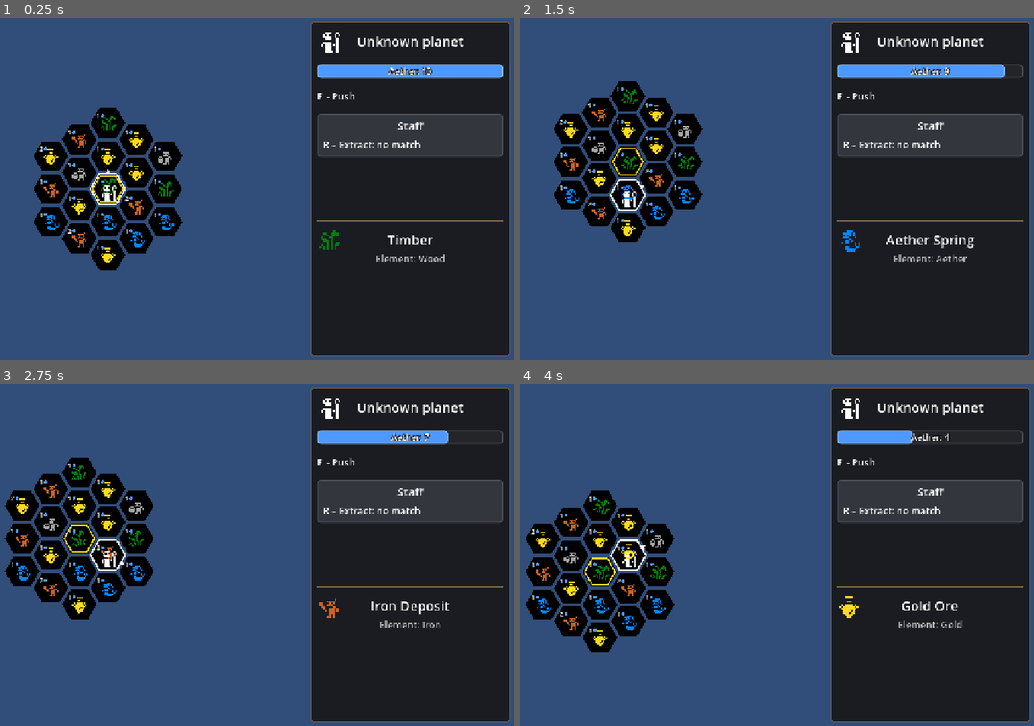
Above: before the commit, frames 1-4 (two rows, left to right).
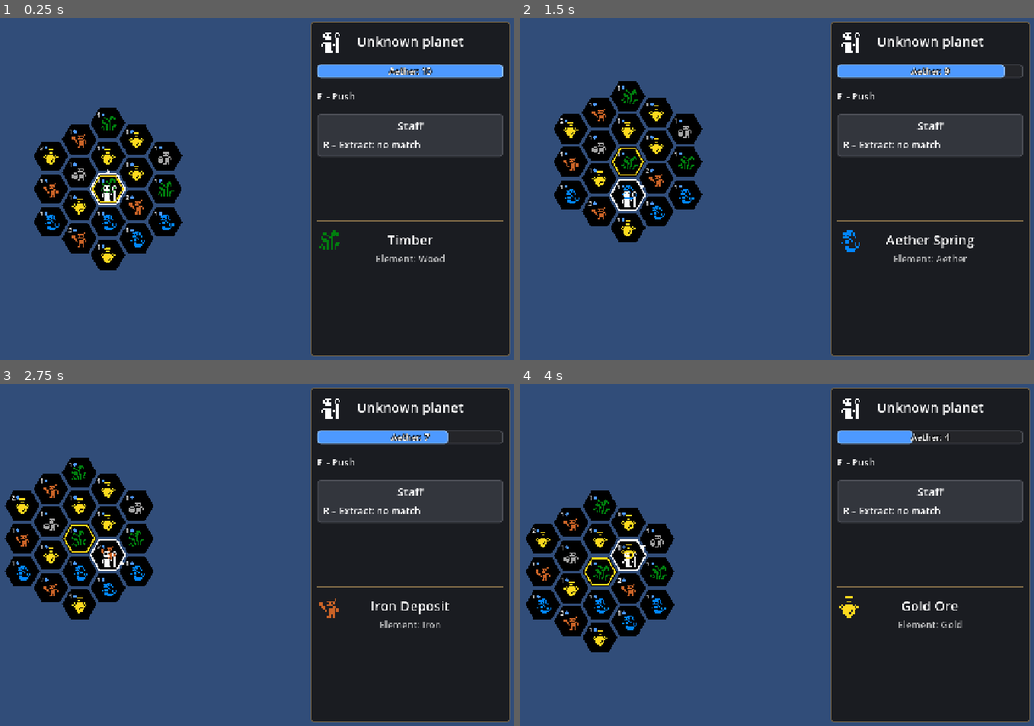
Above: after the commit, the same moments.

Repository: scunningham777/spaes-wrzrds
Game: Godot game, scene res://scenes/planet.tscn
Same seed, same stepped clock (60 frames per second), same inputs: the game is played once before the commit and once after it. This scene is started directly instead of the project's main scene.
Inputs:
- Up to frame 1 (0.25 s): no input
- Up to frame 2 (1.5 s): tap Enter (ui_accept) at 0.5, 0.77, 1.25 s; hold D (hex_right) 0.53-1.28 s; hold B (build_tower) 0.53-1.28 s; hold X (hex_down) from 1.28 s (still down); tap R (extract) at 1.35 s
- Up to frame 3 (2.75 s): tap Enter (ui_accept) at 1.52 s; release X (hex_down) at 2.03 s; hold D (hex_right) from 2.03 s (still down); hold E (hex_ne) from 2.03 s (still down)
- Up to frame 4 (4 s): release D (hex_right) at 2.78 s; release E (hex_ne) at 2.78 s; hold W (hex_up) 2.78-3.53 s; tap Q (hex_nw) at 2.85 s; tap Enter (ui_accept) at 3.02, 3.77 s; hold A (hex_left) from 3.53 s (still down); hold C (hex_se) from 3.53 s (still down)

The runs differ from the first frame. In frame 1, 0.2% of the frame differs, in the area x 7-32%, y 27-68%; in frame 2, 0.2%; in frame 3, 0.2%; in frame 4, 0.2%.

Commit message:
Move cost tucked into the upper-left corner, cooldown to the lower left
The move cost moves ~2px right and up. The tapped cooldown moves from
bottom center to the mirrored lower-left spot, in yellow so it reads
against the white wizard sprite. Both share _tile_half().

Co-Authored-By: Claude Opus 5.5 <noreply@anthropic.com>
Claude-Session: https://claude.ai/code/session_0196C6qponv1cZhsguvue75H

Diff:
--- a/scripts/tile_grid_view.gd
+++ b/scripts/tile_grid_view.gd
@@ -24,9 +24,9 @@
 @export var occupied_icon_shift: float = 8.0
 ## Play the ICON_ANIMS icon animations.
 @export var animate_icons: bool = true
-## Tapped-tile cooldown number size, and its baseline's distance above the tile's bottom edge.
+## Tapped-tile cooldown number size and color (yellow, to stand out from the white wizard).
 @export var cooldown_font_size: int = 16
-@export var cooldown_margin: float = 6.0
+@export var cooldown_color: Color = Color(1.0, 0.8, 0.2)
 ## Move cost number size, and the dot beside it.
 @export var move_cost_font_size: int = 14
 @export var move_cost_dot_color: Color = Color(0.3, 0.6, 1.0)
@@ -275,28 +275,31 @@
 	draw_set_transform(Vector2.ZERO)
 
 
-# Actions left, centered just inside the bottom edge: clear of the player outline and of a
-# facing triangle poking in from the hex below.
+# Half the drawn tile's width and height: corner radius across the pointed axis, edge radius
+# across the flat one.
+func _tile_half() -> Vector2:
+	var radii := Vector2(board.layout.size, board.layout.inner_radius()) * board.tile_scale
+	return Vector2(radii.y, radii.x) if board.pointy_top else radii
+
+
+# Actions left, in the tile's lower left (mirroring the move cost above it): clear of the player's
+# sprite and outline, and of facing triangles, which sit mid-edge.
 func _draw_cooldown(remaining: int, center: Vector2) -> void:
 	var font := ThemeDB.fallback_font
-	var width := board.layout.size * 2.0
-	var baseline := center.y + board.layout.inner_radius() * board.tile_scale - cooldown_margin
-	var pos := Vector2(center.x - width / 2.0, baseline)
+	var half := _tile_half()
+	var pos := center + Vector2(-0.63 * half.x, 0.70 * half.y)  # baseline start
 	var text := str(remaining)
-	draw_string_outline(font, pos, text, HORIZONTAL_ALIGNMENT_CENTER, width, cooldown_font_size, 4, Color.BLACK)
-	draw_string(font, pos, text, HORIZONTAL_ALIGNMENT_CENTER, width, cooldown_font_size, Color.WHITE)
+	draw_string_outline(font, pos, text, HORIZONTAL_ALIGNMENT_LEFT, -1, cooldown_font_size, 4, Color.BLACK)
+	draw_string(font, pos, text, HORIZONTAL_ALIGNMENT_LEFT, -1, cooldown_font_size, cooldown_color)
 
 
 # Cost number with a blue dot after it, in the tile's upper left.
 func _draw_move_cost(cost: int, center: Vector2) -> void:
 	var font := ThemeDB.fallback_font
-	# Half the drawn tile's width and height: corner radius across the pointed axis, edge radius
-	# across the flat one.
-	var radii := Vector2(board.layout.size, board.layout.inner_radius()) * board.tile_scale
-	var half := Vector2(radii.y, radii.x) if board.pointy_top else radii
+	var half := _tile_half()
 	var text := str(cost)
 	var text_width := font.get_string_size(text, HORIZONTAL_ALIGNMENT_LEFT, -1, move_cost_font_size).x
-	var pos := center + Vector2(-0.68 * half.x, -0.32 * half.y)  # baseline start
+	var pos := center + Vector2(-0.63 * half.x, -0.38 * half.y)  # baseline start
 	draw_string_outline(font, pos, text, HORIZONTAL_ALIGNMENT_LEFT, -1, move_cost_font_size, 4, Color.BLACK)
 	draw_string(font, pos, text, HORIZONTAL_ALIGNMENT_LEFT, -1, move_cost_font_size, Color.WHITE)
 	var dot := pos + Vector2(text_width + move_cost_dot_radius + 2.0, -font.get_ascent(move_cost_font_size) * 0.35)
